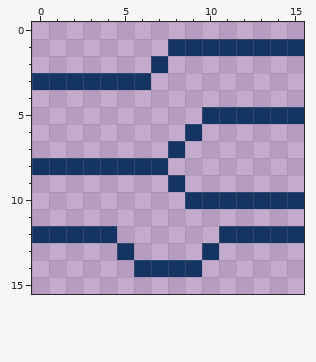
Two states of a pixel-art file, Assets/Resources/UI/Icons/Speed.aseprite. Above is the file before it was changed.
16x16 pixels, 1 frame.
The same view after the edit:
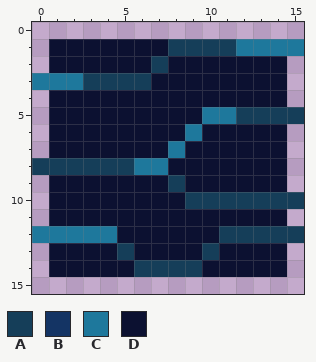
Palette (. is transparent): A #153e59  B #143464  C #1e789c  D #0c1131
The edit:
layer "Layer 3" added
Layers "Layer 2", "Layer 3":
The edit turns colour B into colour A in row 1 at x 8 to 11; in row 2 at x 7; in row 3 at x 3 to 6; in row 5 at x 12 to 15; in row 8 at x 0 to 5; in row 9 at x 8.
The edit turns colour B into colour A in row 10 at x 9 to 15; in row 12 at x 11 to 15; in row 13 at x 5 and 10; in row 14 at x 6 to 9.
The edit turns colour B into colour C in row 1 at x 12 to 15; in row 3 at x 0 to 2; in row 5 at x 10 to 11; in row 6 at x 9; in row 7 at x 8; in row 8 at x 6 to 7.
The edit turns colour B into colour C in row 12 at x 0 to 4.
There is now colour D in row 1 at x 1 to 7; in row 2 at x 1 to 6 and 8 to 14; in row 3 at x 7 to 14; in row 4 at x 1 to 14; in row 5 at x 1 to 9; in row 6 at x 1 to 8 and 10 to 14.
There is now colour D in row 7 at x 1 to 7 and 9 to 14; in row 8 at x 8 to 14; in row 9 at x 1 to 7 and 9 to 14; in row 10 at x 1 to 8; in row 11 at x 1 to 14; in row 12 at x 5 to 10.
There is now colour D in row 13 at x 1 to 4, 6 to 9 and 11 to 14; in row 14 at x 1 to 5 and 10 to 14.
